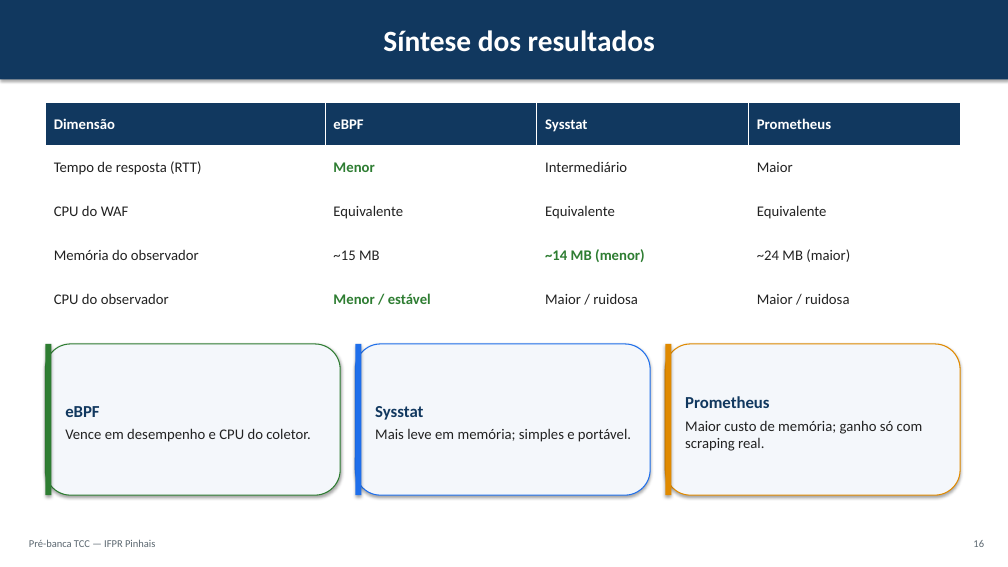
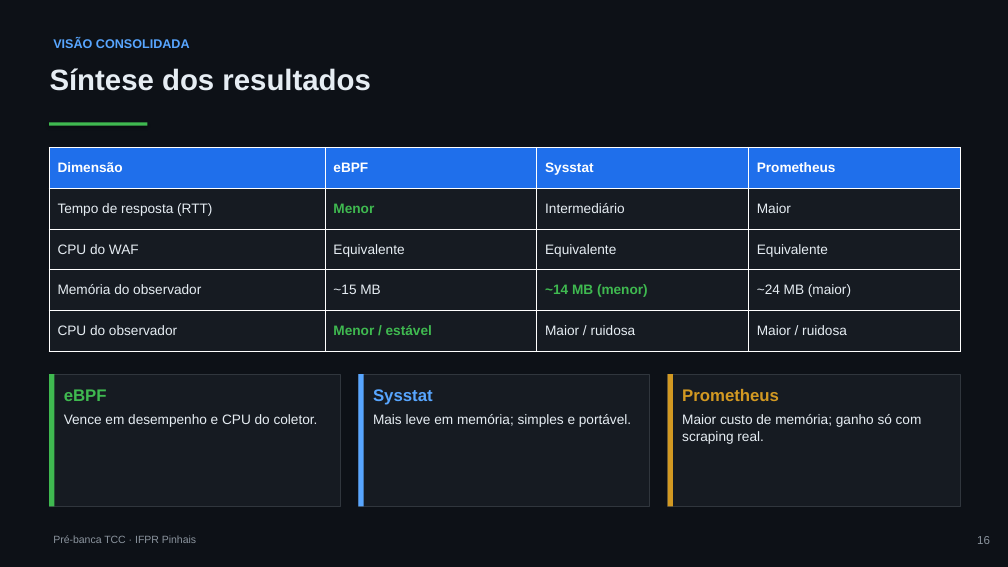
Before and after one commit to joaopedroplinta/vnf-monitoring-benchmark, a slide deck: slide 16 of docs/apresentacao/apresentacao_tcc.pptx. Drawn at 1008x567 pixels with LibreOffice and Linux fonts; fonts in the diff are those of the drawing. Boxes give left, top, right and bottom in pixels: in the first picture for what was removed or moved away, otherwise in the second. Text is boxed around its words. In the diff, an @@ line names an element or a change of style, - is before the commit and + after.

Commit message:
docs: redesenhar slides da pre-banca com tema escuro
Aplica tema escuro tech (fundo grafite, acentos neon verde/azul/laranja)
no gerador PPTX e no HTML reveal.js. Corrige sobreposicoes trocando a
fonte para Arial e ligando auto-ajuste de texto nas caixas. Aperta
fontes e espacamentos no HTML para o conteudo caber sem corte na altura
fixa do slide.

```diff
--- a/docs/apresentacao/apresentacao_tcc.pptx
+++ b/docs/apresentacao/apresentacao_tcc.pptx
@@ background #FFFFFF to #0D1117 @@
@@ text "Síntese dos resultados": place and size @@
-text "Síntese dos resultados" at box(0, 0, 1008, 79)
+text "Síntese dos resultados" at box(50, 68, 370, 91)
@@ text "Síntese dos resultados" at box(50, 68, 370, 91): font Calibri to Arial, text colour #FFFFFF to #E6EDF3; alignment centre to left; more space between paragraphs; vertical alignment middle to top; fill #11385F to none; shadow off @@
@@ text added at box(53, 38, 190, 48), 12 pt, text #58A6FF, bold @@
+VISÃO CONSOLIDADA
@@ table at box(49, 147, 960, 352) @@
@@ fill #11385F to #1F6FEB in row 1 @@
@@ fill #FFFFFF to #161B22 in 16 cells @@
@@ size 14 to 13 pt, font Calibri to Arial @@
@@ text colour #222222 to #E6EDF3 in "Tempo de resposta (RTT)", "Intermediário", "Maior", "CPU do WAF" and 9 more places @@
@@ text colour #2E7D32 to #3FB950 in "Menor", "~14 MB (menor)", "Menor / estável" @@
@@ table: place and size @@
-table at box(45, 102, 960, 321)
+table at box(49, 147, 960, 352)
@@ rectangle added at box(49, 123, 147, 126), fill #3FB950 @@
@@ rectangle removed at box(45, 344, 51, 495) @@
@@ rectangle "eBPF": place and size @@
-rectangle "eBPF" at box(45, 344, 340, 495)
+rectangle "eBPF" at box(49, 374, 340, 507)
@@ rectangle "eBPF" at box(49, 374, 340, 507): font Calibri to Arial; text colour #11385F to #3FB950 in "eBPF"; size 14 to 13 pt, text colour #222222 to #E6EDF3 in "Vence em desempenho e CPU do coletor."; more space between paragraphs; vertical alignment middle to top; rounded rectangle to rectangle; fill #F4F7FB to #161B22; outline #2E7D32 1 pt to #30363D 0.75 pt; shadow off @@
@@ rectangle: place and size @@
-rectangle at box(355, 344, 361, 495)
+rectangle at box(49, 374, 54, 507)
@@ rectangle at box(49, 374, 54, 507): fill #1F6FEB to #3FB950; shadow off @@
@@ rectangle "Sysstat": place and size @@
-rectangle "Sysstat" at box(355, 344, 650, 495)
+rectangle "Sysstat" at box(358, 374, 650, 507)
@@ rectangle "Sysstat" at box(358, 374, 650, 507): font Calibri to Arial; text colour #11385F to #58A6FF in "Sysstat"; size 14 to 13 pt, text colour #222222 to #E6EDF3 in "Mais leve em memória; simples e portável."; more space between paragraphs; vertical alignment middle to top; rounded rectangle to rectangle; fill #F4F7FB to #161B22; outline #1F6FEB 1 pt to #30363D 0.75 pt; shadow off @@
@@ rectangle: place and size @@
-rectangle at box(665, 344, 671, 495)
+rectangle at box(358, 374, 364, 507)
@@ rectangle at box(358, 374, 364, 507): fill #E08A00 to #58A6FF; shadow off @@
@@ rectangle "Prometheus": place and size @@
-rectangle "Prometheus" at box(665, 344, 960, 495)
+rectangle "Prometheus" at box(668, 374, 960, 507)
@@ rectangle "Prometheus" at box(668, 374, 960, 507): font Calibri to Arial; text colour #11385F to #D29922 in "Prometheus"; size 14 to 13 pt, text colour #222222 to #E6EDF3 in "Maior custo de memória; ganho só com ..."; more space between paragraphs; vertical alignment middle to top; rounded rectangle to rectangle; fill #F4F7FB to #161B22; outline #E08A00 1 pt to #30363D 0.75 pt; shadow off @@
@@ rectangle added at box(668, 374, 673, 507), fill #D29922 @@
@@ text at box(53, 535, 196, 543): text changed; font Calibri to Arial; text colour #5B6770 to #8B949E @@
-Pré-banca TCC — IFPR Pinhais
+Pré-banca TCC · IFPR Pinhais
@@ text "16" at box(977, 536, 990, 544): size 10 to 11 pt, font Calibri to Arial, text colour #5B6770 to #8B949E @@
```
Also in this commit, not shown: 18 other slides changed, 2 other files.
